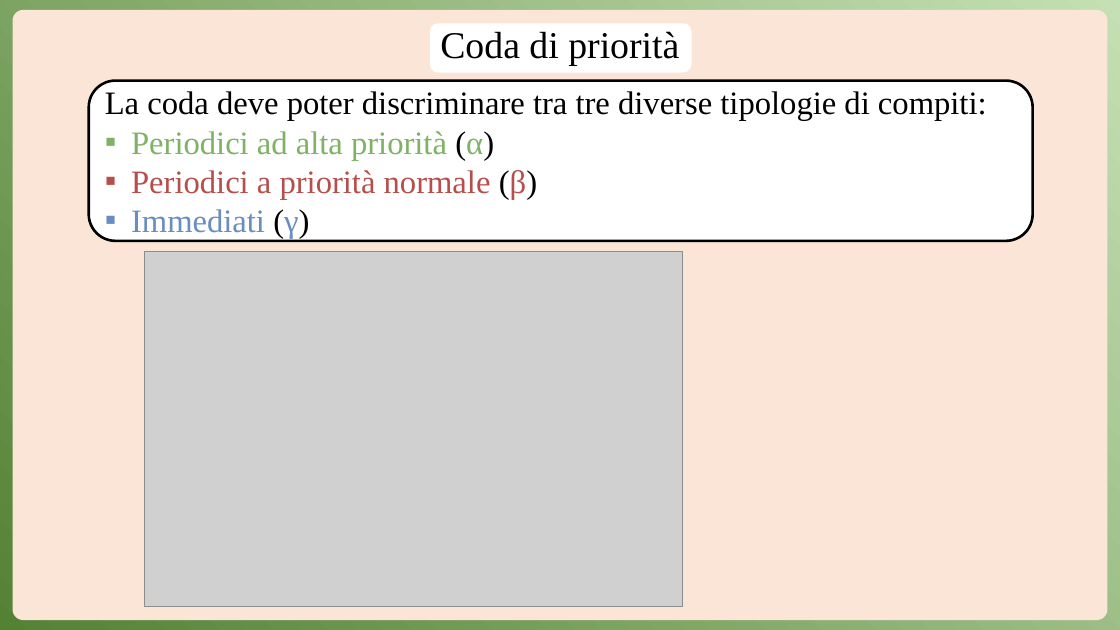
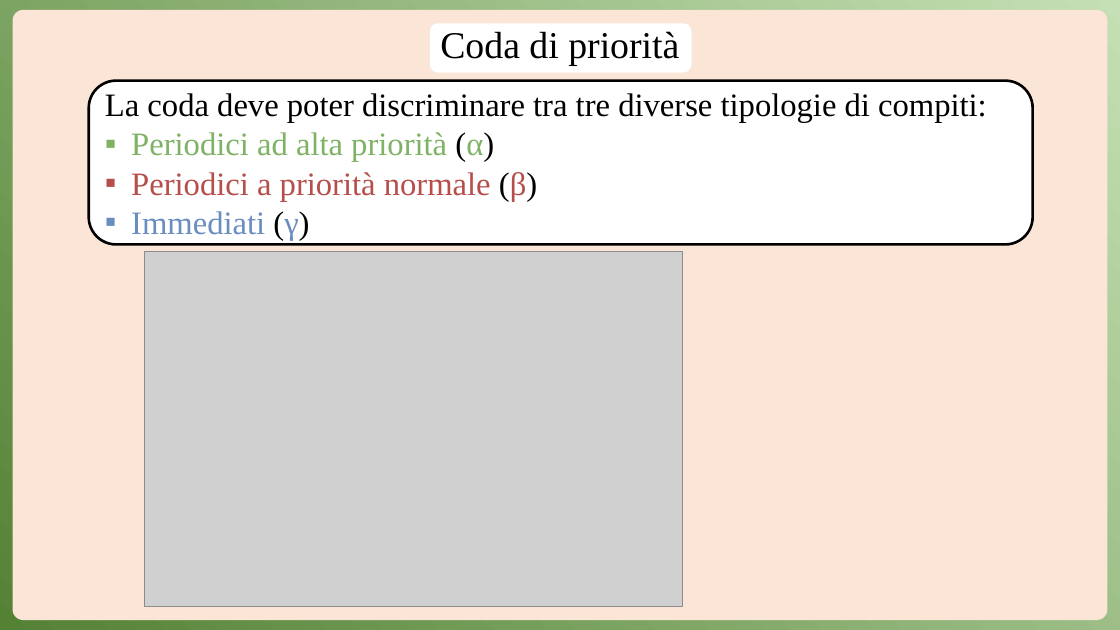
Before and after one commit to Anrighe/Tesi-Laurea-Triennale-Informatica-Unimore, a slide deck: slide 10 of Presentazione_Tesi_Triennale_Informatica_Unimore_2022_2023_Enrico_Marras_152336.pptx. Drawn at 1120x630 pixels with LibreOffice and Linux fonts; fonts in the diff are those of the drawing; grey boxes stand for pictures. Boxes give left, top, right and bottom in pixels: in the first picture for what was removed or moved away, otherwise in the second. Text is boxed around its words. In the diff, an @@ line names an element or a change of style, - is before the commit and + after.

```diff
--- a/Presentazione_Tesi_Triennale_Informatica_Unimore_2022_2023_Enrico_Marras_152336.pptx
+++ b/Presentazione_Tesi_Triennale_Informatica_Unimore_2022_2023_Enrico_Marras_152336.pptx
@@ rounded rectangle "La coda deve poter discriminare ...": place and size @@
-rounded rectangle "La coda deve poter discriminare ..." at <box>89,81,1033,241</box>
+rounded rectangle "La coda deve poter discriminare ..." at <box>89,81,1033,245</box>
```
Also in this commit, not shown: 9 other slides changed.
